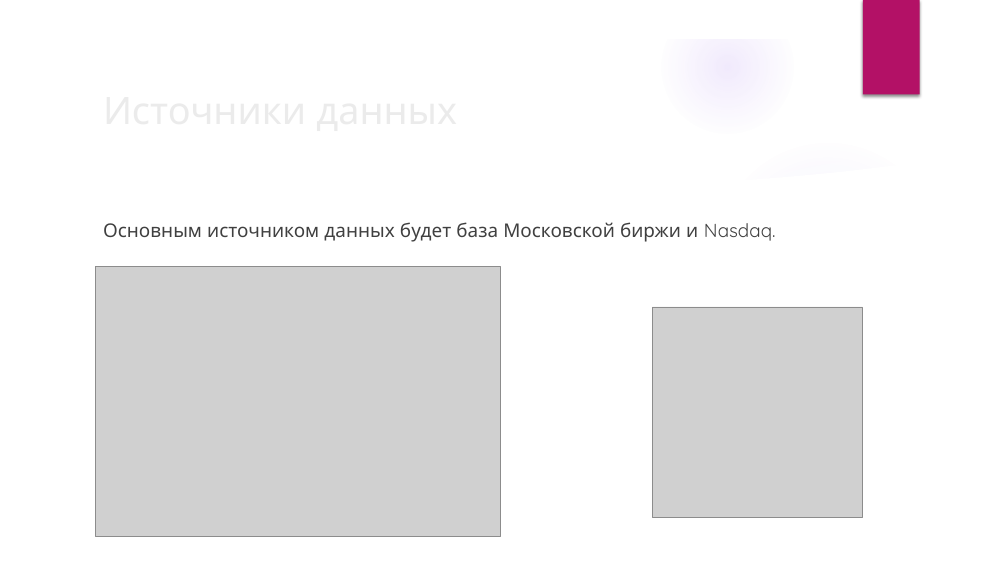
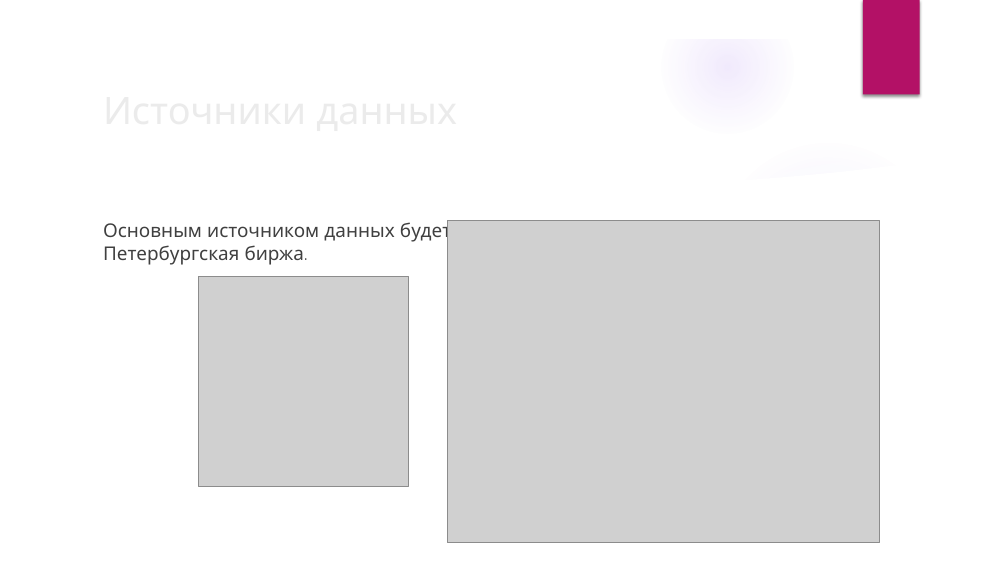
Before and after one commit to d-mour/KnowledgeGrpahCourse, a slide deck: slide 6 of Practice/P41142/Онтология финансовывх инструментов.pptx. Drawn at 1008x567 pixels with LibreOffice and Linux fonts; fonts in the diff are those of the drawing; grey boxes stand for pictures; background and template pictures are left out. Boxes give left, top, right and bottom in pixels: in the first picture for what was removed or moved away, otherwise in the second. Text is boxed around its words. In the diff, an @@ line names an element or a change of style, - is before the commit and + after.

Commit message:
Add files via upload
updated presentation

```diff
--- a/Practice/P41142/Онтология финансовывх инструментов.pptx
+++ b/Practice/P41142/Онтология финансовывх инструментов.pptx
@@ text at (103, 220, 757, 265): text changed @@
-Основным источником данных будет база Московской биржи и Nasdaq.
+Основным источником данных будет база Московской биржи и Санкт-Петербургская биржа.
@@ picture added at (448, 220, 880, 543) @@
@@ picture removed at (95, 267, 500, 537) @@
@@ picture: place and size @@
-picture at (653, 307, 863, 517)
+picture at (199, 277, 409, 487)
```
Also in this commit, not shown: 2 slides added.
